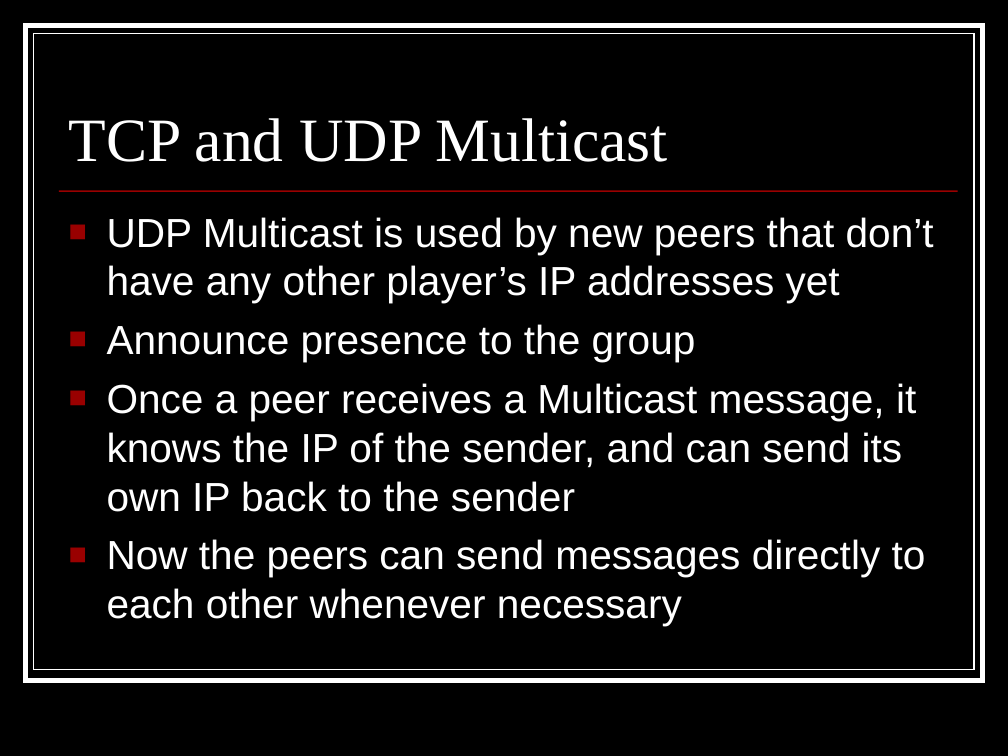
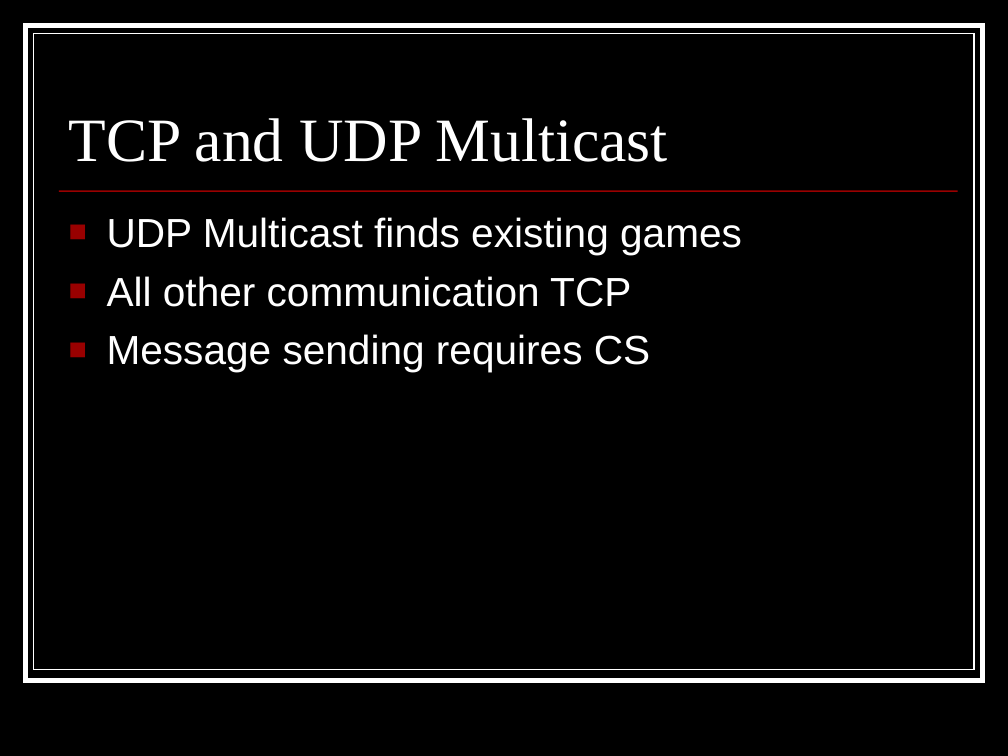
Before and after one commit to appleguru/p2pset, a slide deck: slide 16 of Other Documents/Final Presentation.ppt. Drawn at 1008x756 pixels with LibreOffice and Linux fonts; fonts in the diff are those of the drawing. Boxes give left, top, right and bottom in pixels: in the first picture for what was removed or moved away, otherwise in the second. Text is boxed around its words. In the diff, an @@ line names an element or a change of style, - is before the commit and + after.

```diff
--- a/Other Documents/Final Presentation.ppt
+++ b/Other Documents/Final Presentation.ppt
@@ text at (107,217,742,372): text changed @@
-■ UDP Multicast is used by new peers that don’t have any other player’s IP addresses yet
-■ Announce presence to the group
-■ Once a peer receives a Multicast message, it knows the IP of the sender, and can send its own IP back to the sender
-■ Now the peers can send messages directly to each other whenever necessary
+■ UDP Multicast finds existing games
+■ All other communication TCP
+■ Message sending requires CS
```
Also in this commit, not shown: 16 other slides changed, 10 slides added, 2 slides removed.
